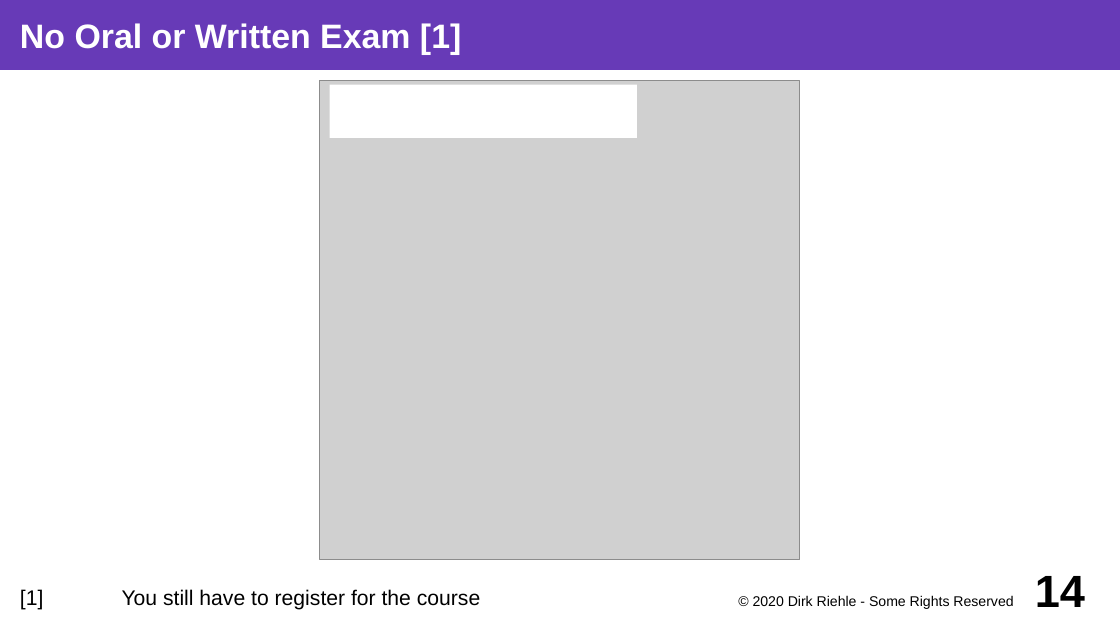
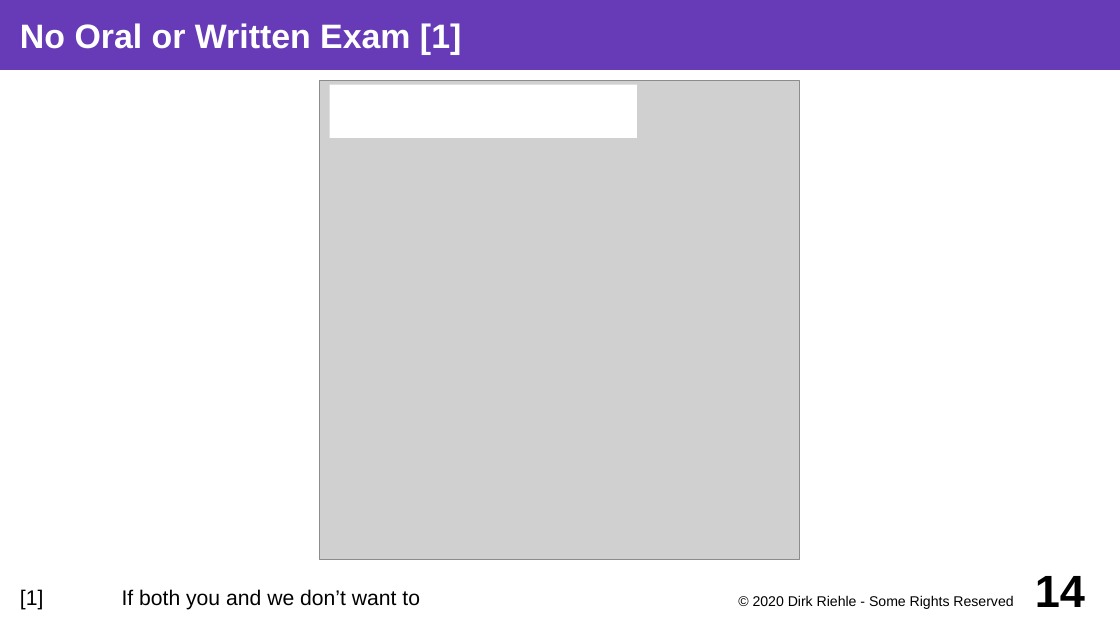
Before and after one commit to dirkriehle/coss-course, a slide deck: slide 14 of Lecture slides/COSS A01 - Course Introduction.odp. Drawn at 1120x630 pixels with LibreOffice and Linux fonts; fonts in the diff are those of the drawing; grey boxes stand for pictures. Boxes give left, top, right and bottom in pixels: in the first picture for what was removed or moved away, otherwise in the second. Text is boxed around its words. In the diff, an @@ line names an element or a change of style, - is before the commit and + after.

```diff
--- a/Lecture slides/COSS A01 - Course Introduction.odp
+++ b/Lecture slides/COSS A01 - Course Introduction.odp
@@ text at (20,589,420,610): text changed @@
-[1] You still have to register for the course
+[1] If both you and we don’t want to
```
Also in this commit, not shown: 6 other slides changed, 4 other files.
